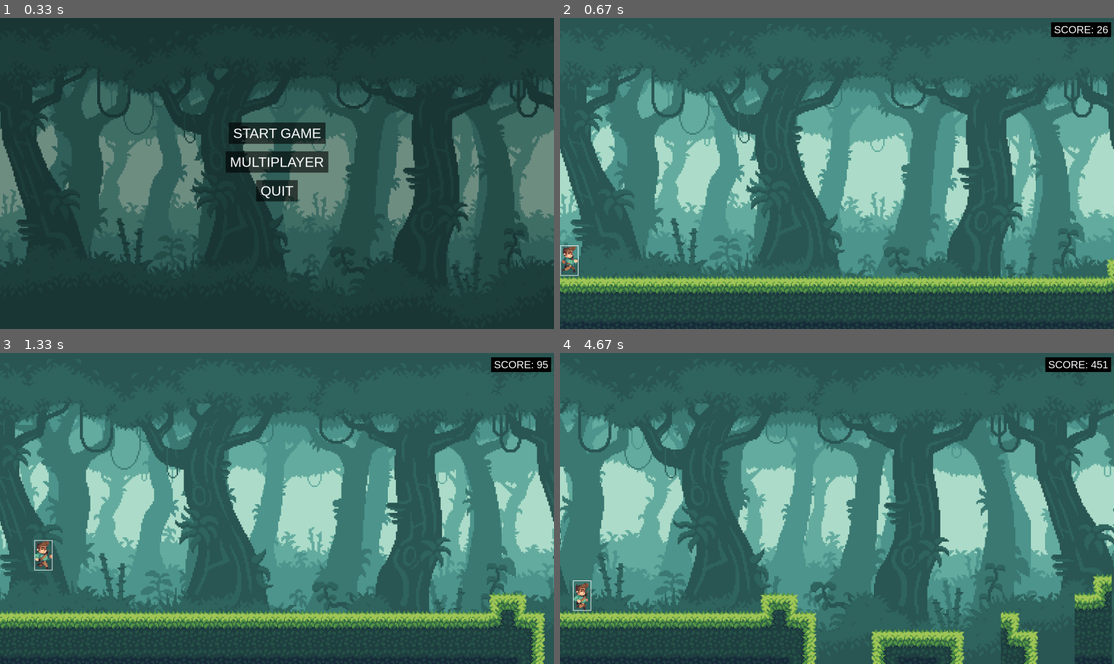
Above: before the commit, frames 1-4 (two rows, left to right).
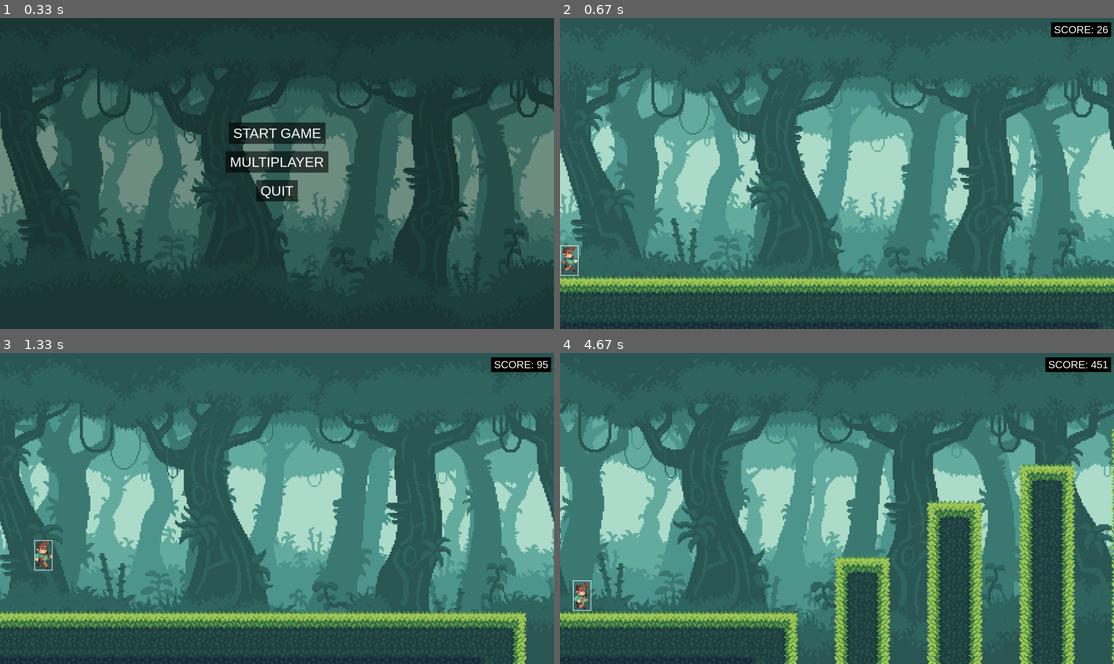
Above: after the commit, the same moments.

Repository: PyroJet1/Pygame-Multiplayer-Endless-Scroller
Game: pygame game, started from __main__.py
Same seed, same stepped clock (60 frames per second), same inputs: the game is played once before the commit and once after it.
Inputs:
- Up to frame 1 (0.33 s): no input
- Up to frame 2 (0.67 s): click "START GAME" at 0.38 s
- Up to frame 3 (1.33 s): hold Space 0.67-1.13 s; hold D 0.67-1.13 s; hold D from 1.17 s (still down)
- Up to frame 4 (4.67 s): release D at 1.63 s; hold D 1.67-2.13 s; hold A 2.17-2.7 s; hold D 2.73-3.13 s; hold D 3.17-3.8 s; hold A 3.83-4.3 s; hold D from 4.33 s (still down)

Frame 1 is identical in both runs. In frame 2, 0.1% of the frame differs, in the area x 97-100%, y 77-100%; in frame 3, 1.3%; in frame 4, 15%, in the area x 35-100%, y 24-100%.

Commit message:
Finished Game over implementation with screen, play again and return to main menu

Diff:
--- a/background.py
+++ b/background.py
@@ -20,8 +20,11 @@
         self.scroll = [0.0, 0.0, 0.0, 0.0, 0.0]
         self.accel = 0.025
         self.bg = [bg1, bg2, bg3, bg4, bg5]
+        self.paused = False
 
     def create_parallax(self, dt):
+        if self.paused:
+            return
         # speed-up each layer by accel% per second
         for i in (1, 2, 3, 4):
             if self.scroll_speed[4] >= 15:
@@ -34,8 +37,6 @@
                 self.scroll_speed[1] = 9
             else:
                 self.scroll_speed[i] *= (1 + self.accel * dt)
-
-
 
         # draw backmost layer
         self.screen.blit(self.bg[0], (0, 0))
--- a/game.py
+++ b/game.py
@@ -22,12 +22,17 @@
        self.start_time = pygame.time.get_ticks()
 
     def run_game(self):
+        self.background.paused = False
         self.clock = pygame.time.Clock()
         while self.run:
             dt = self.clock.tick(self.FPS) / 1000.0
             self.background.create_parallax(dt)
             self.calculate_score(dt)
 
+            # Check game over condition
+            if self.player.check_game_over():
+                self.handle_game_over()
+                break
 
             ground_tiles = self.world.ground_sprites
 
@@ -59,6 +64,70 @@
             pygame.display.update()
         return None
 
+    def handle_game_over(self):
+        self.background.paused = True
+        final_time = (pygame.time.get_ticks() - self.start_time) // 1000
+        while True:
+            action = self.show_game_over_screen(self.score, final_time)
+            if action == "restart":
+                self.__init__()  # Reset game state
+                self.run_game()
+                break
+            elif action == "menu":
+                self.run = False
+                break
+            elif action == "quit":
+                pygame.quit()
+                return
+
+    def show_game_over_screen(self, score, time_survived):
+        font_large = pygame.font.SysFont("Arial", 72)
+        font_medium = pygame.font.SysFont("Arial", 48)
+
+        buttons = [
+            {"label": "Play Again", "action": "restart"},
+            {"label": "Main Menu", "action": "menu"}
+        ]
+
+        # Create button surfaces and rects
+        button_rects = []
+        for i, btn in enumerate(buttons):
+            text = font_medium.render(btn["label"], True, (255, 255, 255))
+            rect = text.get_rect(center=(self.SCREEN_WIDTH // 2, 500 + i * 100))
+            btn["rect"] = rect
+            btn["surface"] = text
+
+        while True:
+            # Darken game background
+            overlay = pygame.Surface((self.SCREEN_WIDTH, self.SCREEN_HEIGHT), pygame.SRCALPHA)
+            overlay.fill((0, 0, 0, 200))
+            self.screen.blit(overlay, (0, 0))
+
+            # Display stats
+            score_text = font_large.render(f"Final Score: {int(score)}", True, (255, 255, 255))
+            time_text = font_medium.render(f"Time Survived: {time_survived}s", True, (255, 255, 255))
+
+            self.screen.blit(score_text, score_text.get_rect(center=(self.SCREEN_WIDTH // 2, 300)))
+            self.screen.blit(time_text, time_text.get_rect(center=(self.SCREEN_WIDTH // 2, 380)))
+
+            # Draw buttons
+            for btn in buttons:
+                bg_rect = btn["rect"].inflate(30, 20)
+                pygame.draw.rect(self.screen, (0, 0, 0, 150), bg_rect)
+                self.screen.blit(btn["surface"], btn["rect"])
+
+            pygame.display.update()
+
+            # Event handling
+            for event in pygame.event.get():
+                if event.type == pygame.QUIT:
+                    pygame.quit()
+                    return "quit"
+                if event.type == pygame.MOUSEBUTTONDOWN:
+                    for btn in buttons:
+                        if btn["rect"].collidepoint(event.pos):
+                            return btn["action"]
+
     def calculate_score(self, dt):
         # Time survived component (10 points/sec)
         time_points = 100 * dt
--- a/menu.py
+++ b/menu.py
@@ -5,6 +5,7 @@
     game = Game()
 
     while True:
+        game = Game()
         selection = game.run_game_menu()
 
         if selection == "solo":
--- a/player.py
+++ b/player.py
@@ -43,6 +43,7 @@
         self.check_collisionsx(tiles)
         self.vertical_movement(dt)
         self.check_collisionsy(tiles)
+        self.check_game_over()
 
     def draw(self):
         current_time = pygame.time.get_ticks()
@@ -126,10 +127,7 @@
                 self.player.bottom = int(self.position.y)
         self.player.bottom -= 1  # Reset overlap check
 
-
-    def game_over(self):
+    def check_game_over(self):
         if self.player.top > self.screen.get_height() or self.player.right < 0:
             self.game_over = True
-
-        if not self.game_over:
-            self.update(self.last_updated, self.animation_list[self.action][self.frame])
+        return self.game_over
